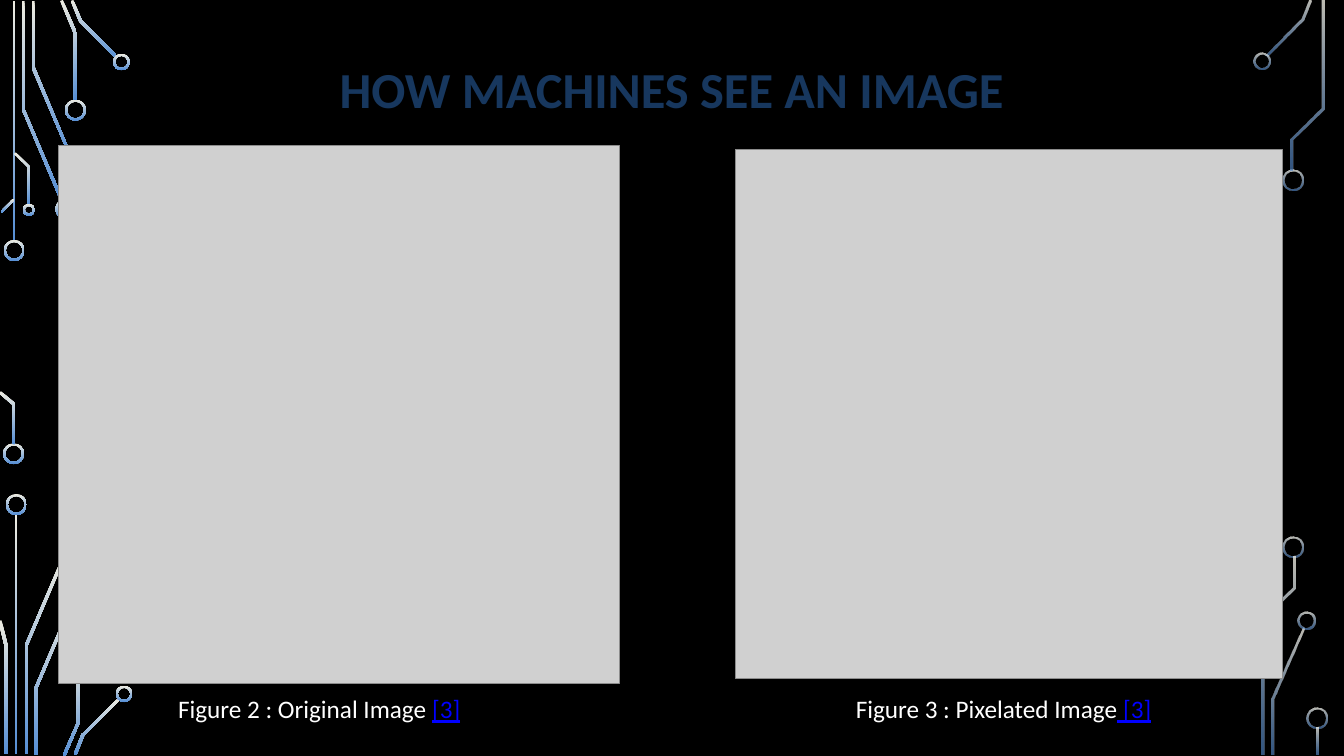
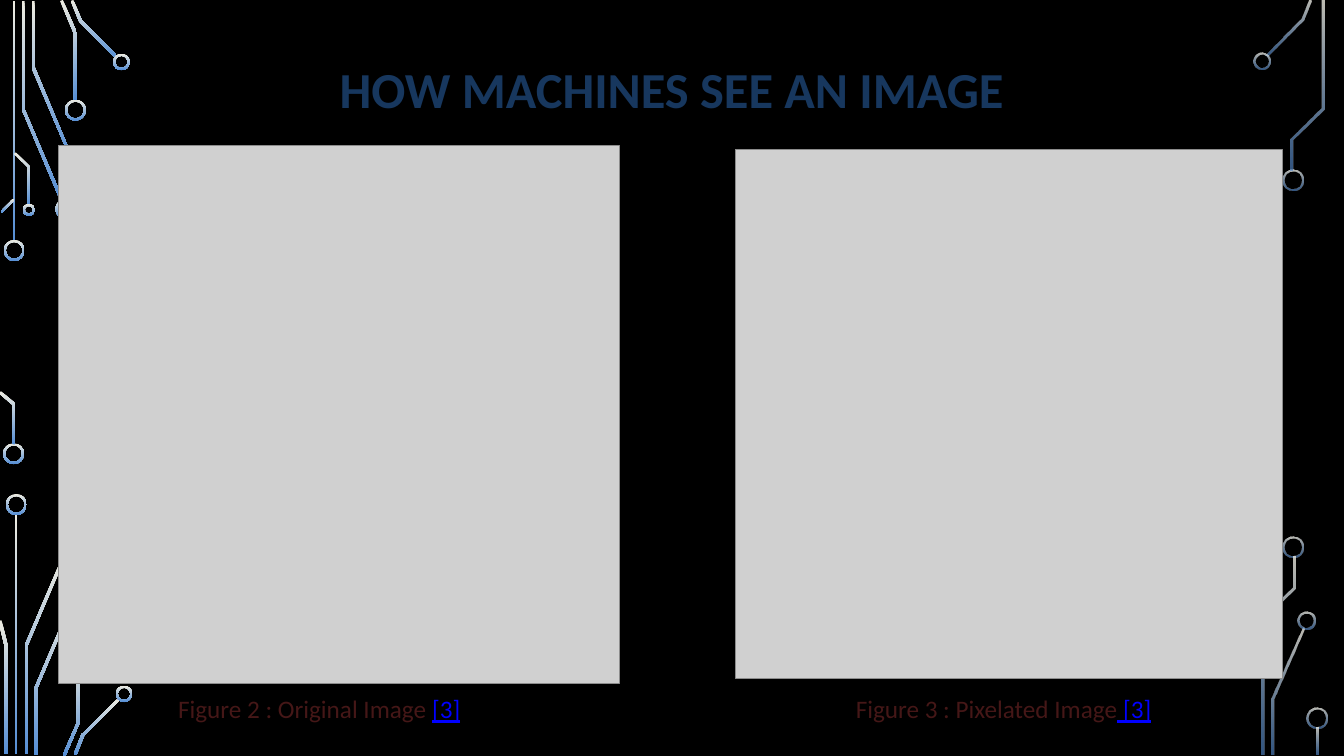
Before and after one commit to ARYAN-PURI/OpenCV-Learning, a slide deck: slide 5 of Presentation/22BEC032-ARYAN-PURI.pptx. Drawn at 1344x756 pixels with LibreOffice and Linux fonts; fonts in the diff are those of the drawing; grey boxes stand for pictures; background and template pictures are left out. Boxes give left, top, right and bottom in pixels: in the first picture for what was removed or moved away, otherwise in the second. Text is boxed around its words. In the diff, an @@ line names an element or a change of style, - is before the commit and + after.

```diff
--- a/Presentation/22BEC032-ARYAN-PURI.pptx
+++ b/Presentation/22BEC032-ARYAN-PURI.pptx
@@ text "Figure 2 : Original Image ..." at (x1=178, y1=699, x2=460, y2=723): text colour #FFFFFF to #451717 in "Figure 2 : Original Image" @@
@@ text "Figure 3 : Pixelated Image ..." at (x1=856, y1=699, x2=1151, y2=723): text colour #FFFFFF to #451717 in "Figure 3 : Pixelated Image" @@
```
Also in this commit, not shown: 10 other slides changed, 2 slides added, 1 other file.
